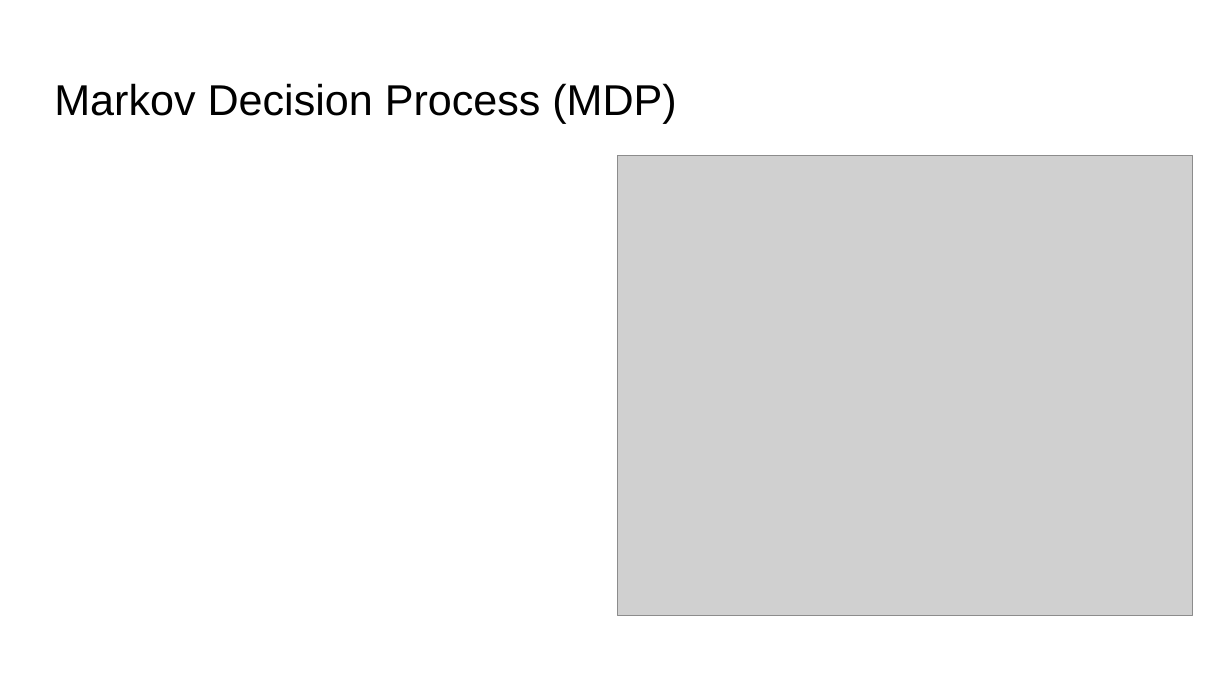
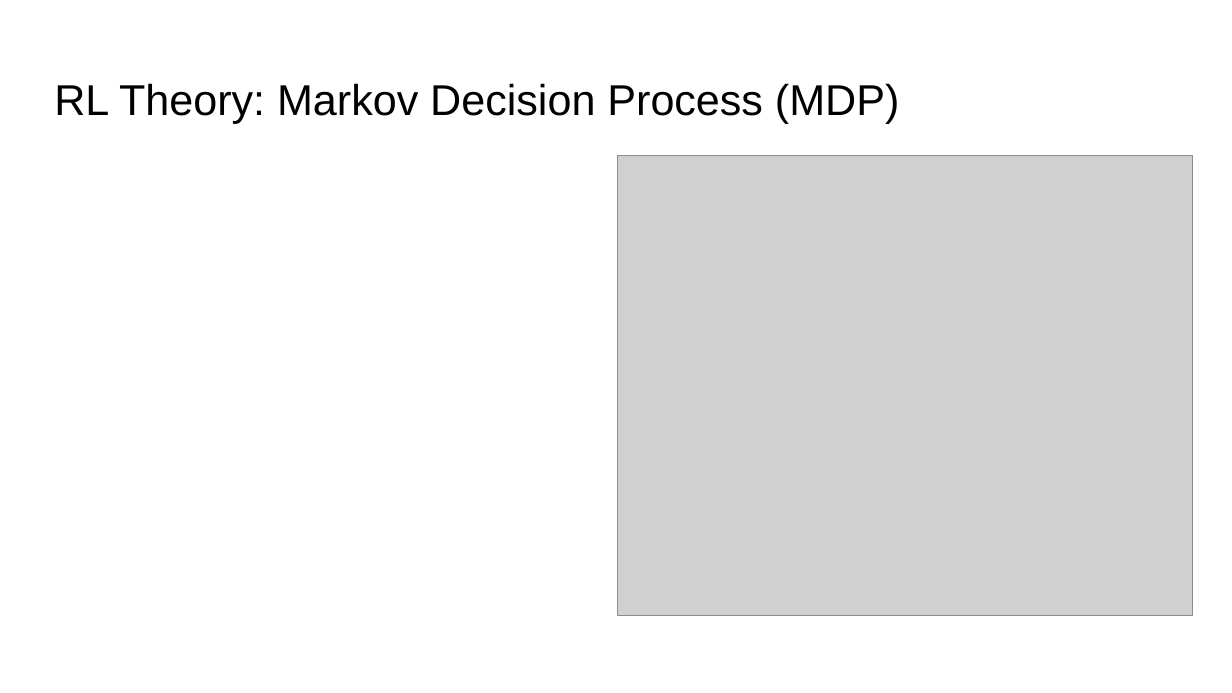
Before and after one commit to Stevenhunter167/Towards-Interpretable-Reinforcement-Learning-Using-Attention-Augmented-Agents-Replication, a slide deck: slide 4 of Presentation.pptx. Drawn at 1232x693 pixels with LibreOffice and Linux fonts; fonts in the diff are those of the drawing; grey boxes stand for pictures. Boxes give left, top, right and bottom in pixels: in the first picture for what was removed or moved away, otherwise in the second. Text is boxed around its words. In the diff, an @@ line names an element or a change of style, - is before the commit and + after.

```diff
--- a/Presentation.pptx
+++ b/Presentation.pptx
@@ title at <box>54,83,899,123</box>: text changed @@
-Markov Decision Process (MDP)
+RL Theory: Markov Decision Process (MDP)
```
Also in this commit, not shown: 12 other slides changed, 1 slide added, 1 other file.
